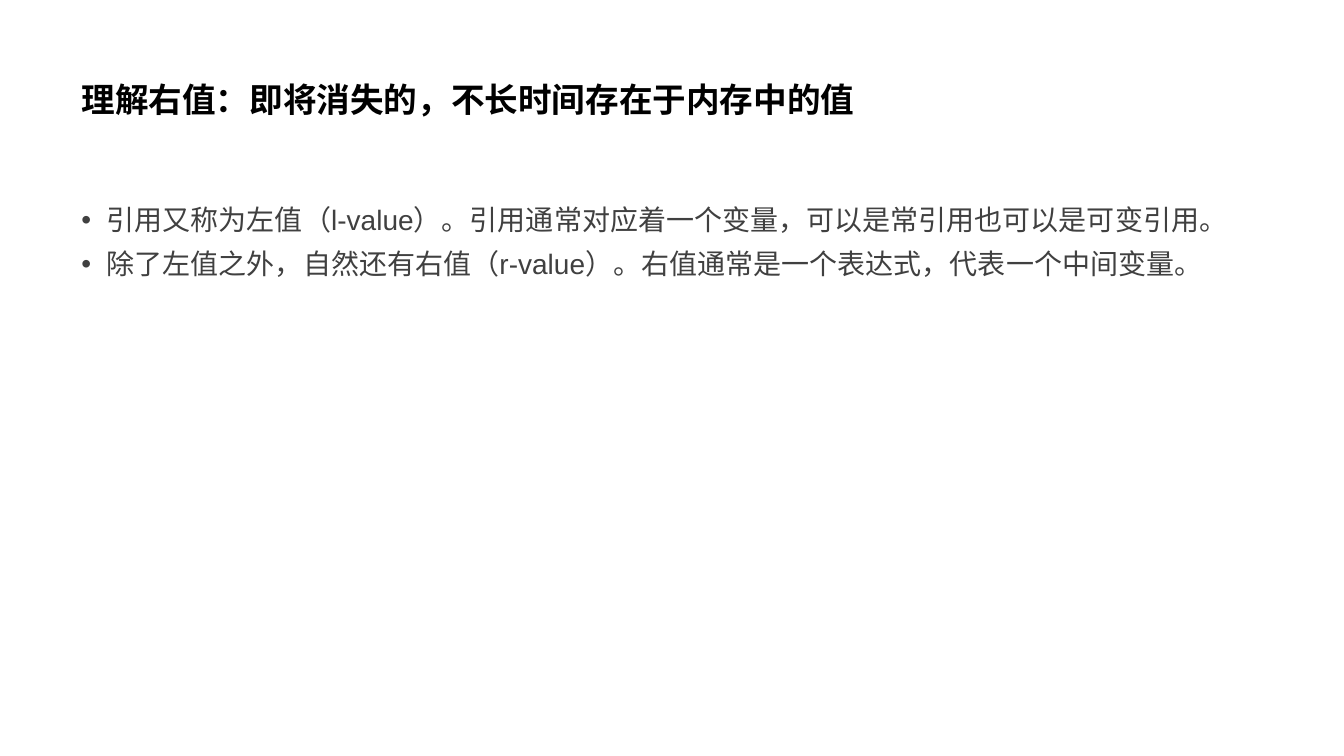
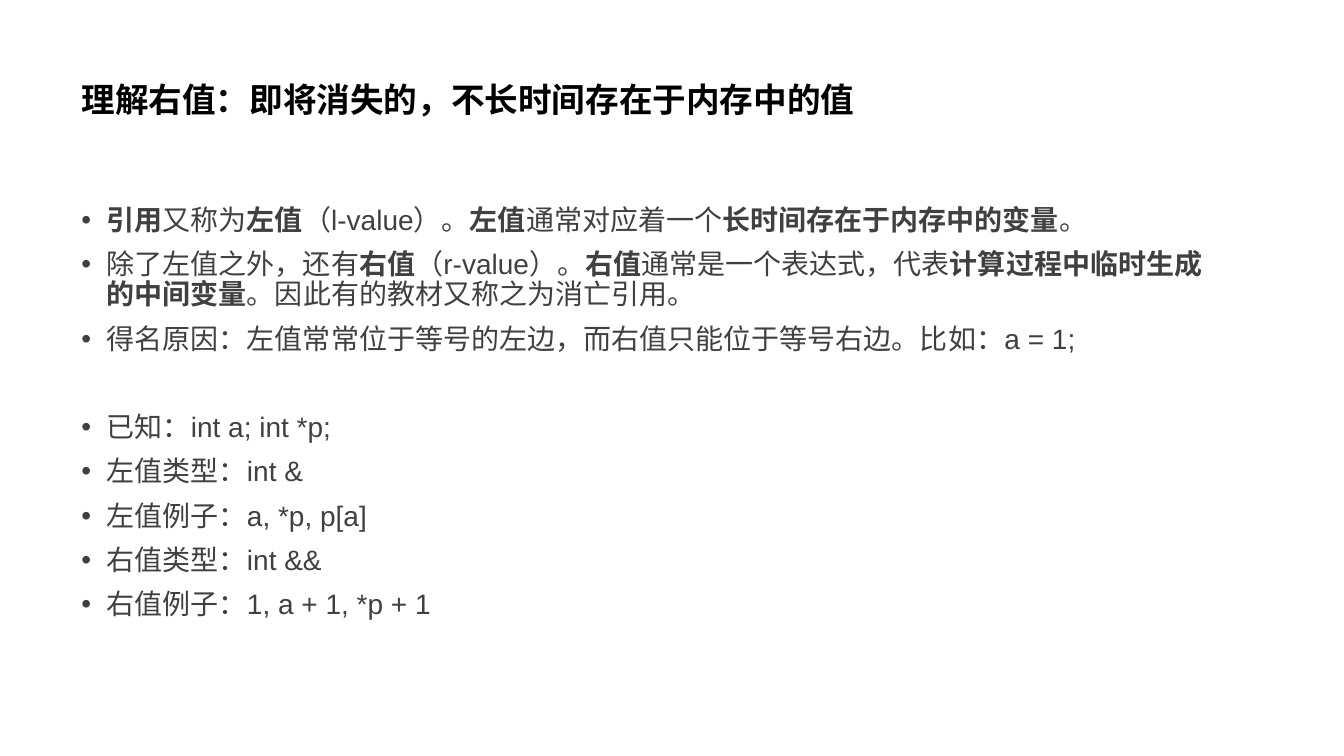
Before and after one commit to parallel101/course, a slide deck: slide 13 of 03/slides.pptx. Drawn at 1344x756 pixels with LibreOffice and Linux fonts; fonts in the diff are those of the drawing. Boxes give left, top, right and bottom in pixels: in the first picture for what was removed or moved away, otherwise in the second. Text is boxed around its words. In the diff, an @@ line names an element or a change of style, - is before the commit and + after.

Commit message:
add 03 slide

```diff
--- a/03/slides.pptx
+++ b/03/slides.pptx
@@ text at (107,206,1203,619): text changed @@
-• 引用又称为左值（l-value）。引用通常对应着一个变量，可以是常引用也可以是可变引用。
-• 除了左值之外，自然还有右值（r-value）。右值通常是一个表达式，代表一个中间变量。
+• 引用又称为左值（l-value）。左值通常对应着一个长时间存在于内存中的变量。
+• 除了左值之外，还有右值（r-value）。右值通常是一个表达式，代表计算过程中临时生成的中间变量。因此有的教材又称之为消亡引用。
+• 得名原因：左值常常位于等号的左边，而右值只能位于等号右边。比如：a = 1;
+• 已知：int a; int *p;
+• 左值类型：int &
+• 左值例子：a, *p, p[a]
+• 右值类型：int &&
+• 右值例子：1, a + 1, *p + 1
```
Also in this commit, not shown: 3 other slides changed, 1 slide added, 4 other files.
